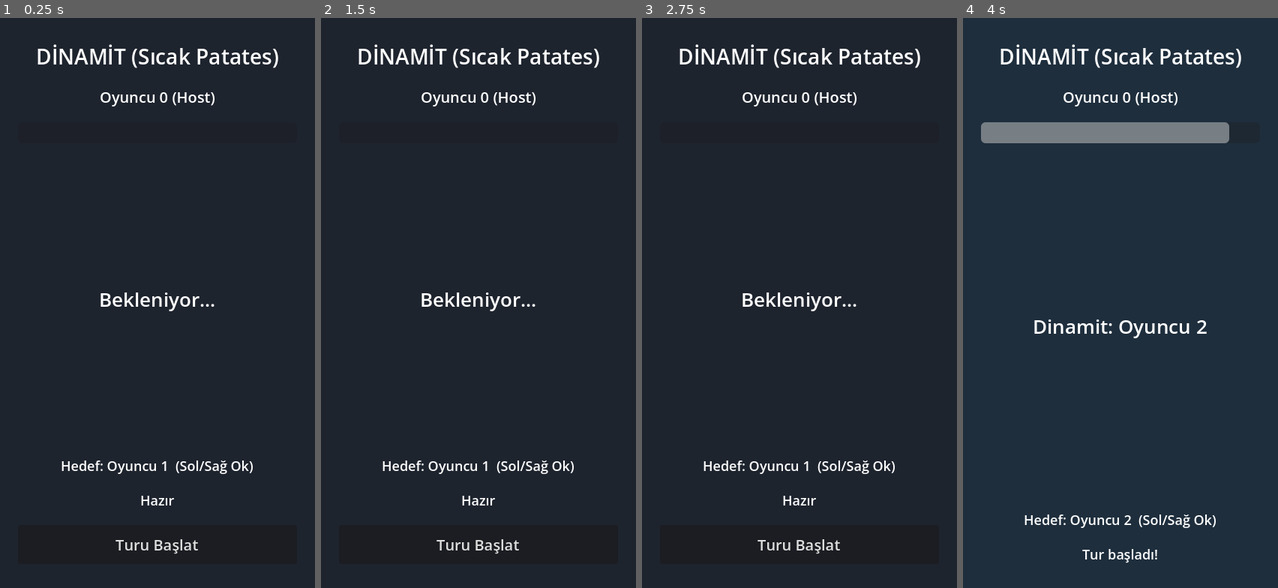
Above: before the commit, frames 1-4 (left to right).
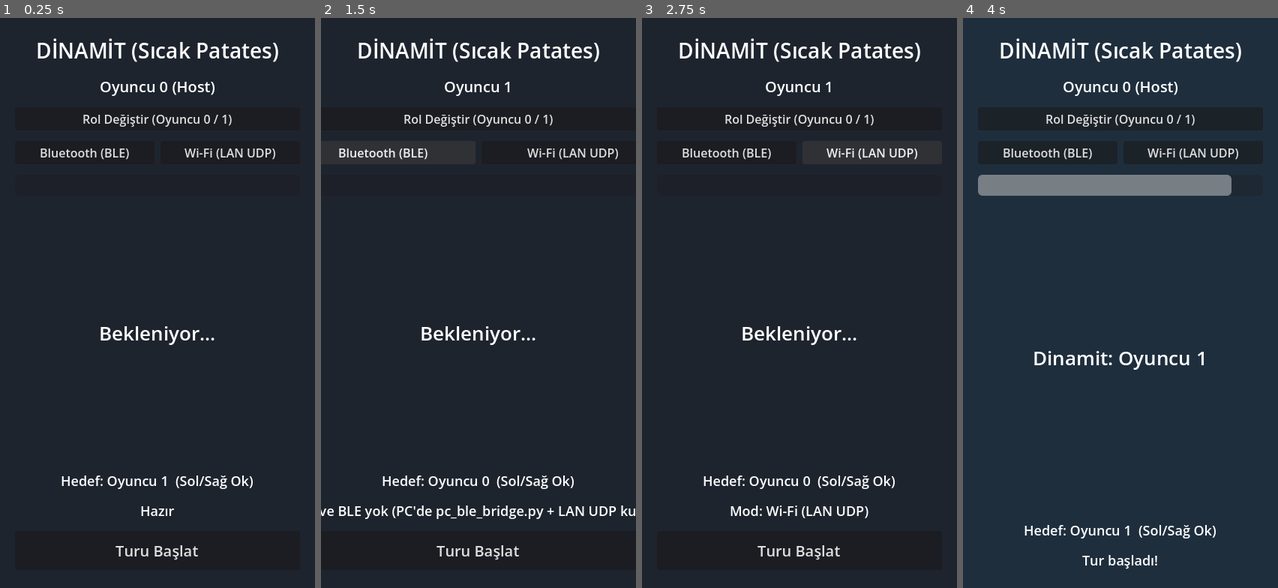
Above: after the commit, the same moments.

Repository: rifkikesepara/pocket-party
Game: Godot game, scene res://minigames/dinamit/Dinamit.tscn
The game is run twice, just before and just after one commit, with the same random seed, the same clock (stepped at 60 frames per second) and the same inputs.
Inputs (mouse positions are in pixels of both pictures, inside the frame that each line leads up to):
- Up to frame 1 (0.25 s): no input
- Up to frame 2 (1.5 s): click (478, 120) at 0.5 s, where only the run after the commit has a clickable "Rol Değiştir (Oyuncu 0 / 1)"; click (406, 154) at 1.25 s, where only the run after the commit has a clickable "Bluetooth (BLE)"
- Up to frame 3 (2.75 s): click (894, 154) at 2 s, where only the run after the commit has a clickable "Wi-Fi (LAN UDP)"
- Up to frame 4 (4 s): click "Turu Başlat" at 2.75 s; tap Enter at 3.5 s; move the mouse to (1189, 274) at 3.52 s; hold Right from 3.53 s (still down); click (1189, 274) at 3.67 s; tap Space at 3.77 s

The runs differ from the first frame. In frame 1, 4.8% of the frame differs, in the area x 11-89%, y 3-96%; in frame 2, 5.4%; in frame 3, 5.0%; in frame 4, 11%, in the area x 4-89%, y 3-97%.

Commit message:
Add iOS/Android BLE, Windows BLE bridge, transport toggle, canvas_items scaling and safe area

Diff:
--- a/autoload/PartyNetworkBridge.gd
+++ b/autoload/PartyNetworkBridge.gd
@@ -4,6 +4,7 @@
 signal connected_to_table(local_id: int, is_host: bool)
 signal packet_received(sender_id: int, target_id: int, game_id: int, heading: int, seed_val: int, payload: PackedByteArray)
 signal lan_peer_connected(peer_ip: String)
+signal transport_changed(mode_name: String)
 
 const PACKET_SIZE: int = 16
 const MOCK_BASE_PORT: int = 42420
@@ -20,6 +21,7 @@
 var is_host: bool = false
 var is_mock_mode: bool = false
 var is_lan_mode: bool = false
+var is_ble_mode: bool = false
 var connected_peers: Dictionary = {} # { player_id: { "name": String, "heading": float } }
 
 var _mock_udp: PacketPeerUDP = PacketPeerUDP.new()
@@ -45,11 +47,12 @@
 			return addr
 	return "127.0.0.1"
 
-func connect_lan_peer(peer_ip: String) -> void:
+func connect_lan_peer(peer_ip: String, peer_port: int = LAN_PORT) -> void:
 	var clean_ip: String = peer_ip.strip_edges()
 	if clean_ip.is_empty():
 		return
-	_lan_peers[clean_ip] = true
+	var key: String = "%s:%d" % [clean_ip, peer_port]
+	_lan_peers[key] = { "ip": clean_ip, "port": peer_port }
 	send_packet(PacketType.CALIBRATION, 0xFF, 0, 0, 0, PackedByteArray())
 
 func _parse_cli_args() -> void:
@@ -73,11 +76,41 @@
 		_ble_plugin = Engine.get_singleton("PocketPartyBLE")
 		_ble_plugin.connect("on_ble_packet", _on_raw_packet_arrived)
 		_ble_plugin.connect("on_peer_found", func(id: int, p_name: String, rssi: int) -> void:
+			connected_peers[id] = { "name": p_name, "rssi": rssi }
 			peer_discovered.emit(id, p_name, rssi)
 		)
+		switch_to_ble()
 	else:
 		push_warning("[PartyNetworkBridge] Native BLE eklentisi bulunamadı, LAN UDP test moduna geçiliyor.")
 		_init_lan_network()
+
+func switch_to_ble() -> bool:
+	if _ble_plugin == null:
+		if Engine.has_singleton("PocketPartyBLE"):
+			_ble_plugin = Engine.get_singleton("PocketPartyBLE")
+		else:
+			push_warning("[PartyNetworkBridge] Bu platformda native BLE eklentisi yok.")
+			return false
+	if is_lan_mode:
+		_lan_udp.close()
+		is_lan_mode = false
+	is_ble_mode = true
+	if _ble_plugin.has_method("start_ble"):
+		_ble_plugin.call("start_ble")
+	if local_player_id == 0 and OS.get_name() in ["iOS", "Android"]:
+		set_local_player_id(1)
+	transport_changed.emit("BLE")
+	print("[PartyNetworkBridge] Native BLE aktif. Oyuncu ID: %d" % local_player_id)
+	return true
+
+func switch_to_lan() -> void:
+	if is_ble_mode and _ble_plugin != null and _ble_plugin.has_method("stop_ble"):
+		_ble_plugin.call("stop_ble")
+	is_ble_mode = false
+	if not is_lan_mode:
+		_init_lan_network()
+	else:
+		transport_changed.emit("LAN_UDP")
 
 func _init_lan_network() -> void:
 	var default_id: int = 1 if OS.get_name() in ["iOS", "Android"] else 0
@@ -86,6 +119,7 @@
 	if err == OK:
 		_lan_udp.set_broadcast_enabled(true)
 		is_lan_mode = true
+		transport_changed.emit("LAN_UDP")
 		print("[PartyNetworkBridge] LAN UDP aktif. Oyuncu ID: %d, Port: %d" % [local_player_id, LAN_PORT])
 	else:
 		push_warning("[PartyNetworkBridge] LAN UDP portu bağlanamadı: %d" % LAN_PORT)
@@ -98,8 +132,10 @@
 		while _lan_udp.get_available_packet_count() > 0:
 			var raw: PackedByteArray = _lan_udp.get_packet()
 			var peer_ip: String = _lan_udp.get_packet_ip()
-			if not peer_ip.is_empty() and not _lan_peers.has(peer_ip):
-				_lan_peers[peer_ip] = true
+			var peer_port: int = _lan_udp.get_packet_port()
+			var key: String = "%s:%d" % [peer_ip, peer_port]
+			if not peer_ip.is_empty() and not _lan_peers.has(key):
+				_lan_peers[key] = { "ip": peer_ip, "port": peer_port }
 				lan_peer_connected.emit(peer_ip)
 				send_packet(PacketType.CALIBRATION, 0xFF, 0, 0, 0, PackedByteArray())
 			_on_raw_packet_arrived(raw)
@@ -136,8 +172,8 @@
 		_ble_plugin.send_ble_packet(packet)
 
 func _broadcast_lan_packet(packet: PackedByteArray) -> void:
-	for peer_ip: String in _lan_peers.keys():
-		_lan_udp.set_dest_address(peer_ip, LAN_PORT)
+	for peer_info: Dictionary in _lan_peers.values():
+		_lan_udp.set_dest_address(peer_info["ip"], peer_info["port"])
 		_lan_udp.put_packet(packet)
 	var sent_targets: Dictionary = {}
 	for addr: String in IP.get_local_addresses():
--- a/minigames/dinamit/Dinamit.gd
+++ b/minigames/dinamit/Dinamit.gd
@@ -9,7 +9,12 @@
 const MIN_FUSE_SEC: float = 8.0
 const MAX_FUSE_SEC: float = 16.0
 
+@onready var main_margin: MarginContainer = %MarginContainer
 @onready var player_label: Label = %PlayerLabel
+@onready var role_button: Button = %RoleButton
+@onready var transport_bar: HBoxContainer = %TransportBar
+@onready var ble_button: Button = %BleButton
+@onready var lan_button: Button = %LanButton
 @onready var ip_label: Label = %IpLabel
 @onready var lan_bar: HBoxContainer = %LanBar
 @onready var peer_ip_input: LineEdit = %PeerIpInput
@@ -32,12 +37,20 @@
 	super._ready()
 	PartyNetworkBridge.packet_received.connect(_on_pre_round_packet)
 	PartyNetworkBridge.lan_peer_connected.connect(_on_lan_peer_connected)
+	PartyNetworkBridge.peer_discovered.connect(_on_ble_peer_discovered)
+	PartyNetworkBridge.transport_changed.connect(_on_transport_changed)
+	role_button.pressed.connect(_on_role_button_pressed)
+	ble_button.pressed.connect(_on_ble_button_pressed)
+	lan_button.pressed.connect(_on_lan_button_pressed)
 	start_button.pressed.connect(_on_start_button_pressed)
 	connect_button.pressed.connect(_on_connect_button_pressed)
-
-	lan_bar.visible = PartyNetworkBridge.is_lan_mode
-	ip_label.visible = PartyNetworkBridge.is_lan_mode
+	get_viewport().size_changed.connect(_apply_safe_area)
+
+	role_button.visible = not PartyNetworkBridge.is_mock_mode
+	transport_bar.visible = not PartyNetworkBridge.is_mock_mode
 	ip_label.text = "IP: %s (Port 42425)" % PartyNetworkBridge.get_local_lan_ip()
+	_refresh_transport_ui()
+	_apply_safe_area()
 
 	selected_target_id = SensorGestureController.current_target_id
 	_refresh_ui()
@@ -63,6 +76,56 @@
 
 func _on_lan_peer_connected(peer_ip: String) -> void:
 	status_label.text = "Bağlandı: %s" % peer_ip
+
+func _on_ble_peer_discovered(_id: int, peer_name: String, rssi: int) -> void:
+	status_label.text = "BLE bulundu: %s (%d dBm)" % [peer_name, rssi]
+
+func _on_role_button_pressed() -> void:
+	var next_id: int = (PartyNetworkBridge.local_player_id + 1) % 2
+	PartyNetworkBridge.set_local_player_id(next_id)
+	SensorGestureController.current_target_id = (next_id + 1) % 2
+	selected_target_id = SensorGestureController.current_target_id
+	_refresh_ui()
+
+func _on_ble_button_pressed() -> void:
+	if PartyNetworkBridge.switch_to_ble():
+		status_label.text = "Mod: Bluetooth (BLE)"
+	else:
+		status_label.text = "Native BLE yok (PC'de pc_ble_bridge.py + LAN UDP kullan)"
+	_refresh_transport_ui()
+
+func _on_lan_button_pressed() -> void:
+	PartyNetworkBridge.switch_to_lan()
+	status_label.text = "Mod: Wi-Fi (LAN UDP)"
+	_refresh_transport_ui()
+
+func _on_transport_changed(_mode_name: String) -> void:
+	_refresh_transport_ui()
+
+func _refresh_transport_ui() -> void:
+	lan_bar.visible = PartyNetworkBridge.is_lan_mode
+	ip_label.visible = PartyNetworkBridge.is_lan_mode
+	ble_button.disabled = PartyNetworkBridge.is_ble_mode
+	lan_button.disabled = PartyNetworkBridge.is_lan_mode
+
+func _apply_safe_area() -> void:
+	var safe_rect: Rect2i = DisplayServer.get_display_safe_area()
+	var win_size: Vector2i = DisplayServer.window_get_size()
+	if win_size.x <= 0 or win_size.y <= 0:
+		return
+	var vp_size: Vector2 = get_viewport_rect().size
+	var scale_x: float = vp_size.x / float(win_size.x)
+	var scale_y: float = vp_size.y / float(win_size.y)
+
+	var left_px: int = safe_rect.position.x
+	var top_px: int = safe_rect.position.y
+	var right_px: int = win_size.x - (safe_rect.position.x + safe_rect.size.x)
+	var bottom_px: int = win_size.y - (safe_rect.position.y + safe_rect.size.y)
+
+	main_margin.add_theme_constant_override("margin_left", maxi(20, int(roundf(float(left_px) * scale_x)) + 16))
+	main_margin.add_theme_constant_override("margin_top", maxi(24, int(roundf(float(top_px) * scale_y)) + 16))
+	main_margin.add_theme_constant_override("margin_right", maxi(20, int(roundf(float(right_px) * scale_x)) + 16))
+	main_margin.add_theme_constant_override("margin_bottom", maxi(24, int(roundf(float(bottom_px) * scale_y)) + 16))
 
 func _on_start_button_pressed() -> void:
 	if is_round_active:
--- a/minigames/dinamit/Dinamit.tscn
+++ b/minigames/dinamit/Dinamit.tscn
@@ -22,6 +22,7 @@
 color = Color(0.12, 0.14, 0.18, 1)
 
 [node name="MarginContainer" type="MarginContainer" parent="."]
+unique_name_in_owner = true
 layout_mode = 1
 anchors_preset = 15
 anchor_right = 1.0
@@ -35,7 +36,7 @@
 
 [node name="VBoxContainer" type="VBoxContainer" parent="MarginContainer"]
 layout_mode = 2
-theme_override_constants/separation = 20
+theme_override_constants/separation = 14
 
 [node name="TitleLabel" type="Label" parent="MarginContainer/VBoxContainer"]
 layout_mode = 2
@@ -49,6 +50,31 @@
 theme_override_font_sizes/font_size = 20
 text = "Oyuncu 0"
 horizontal_alignment = 1
+
+[node name="RoleButton" type="Button" parent="MarginContainer/VBoxContainer"]
+unique_name_in_owner = true
+layout_mode = 2
+focus_mode = 0
+text = "Rol Değiştir (Oyuncu 0 / 1)"
+
+[node name="TransportBar" type="HBoxContainer" parent="MarginContainer/VBoxContainer"]
+unique_name_in_owner = true
+layout_mode = 2
+theme_override_constants/separation = 8
+
+[node name="BleButton" type="Button" parent="MarginContainer/VBoxContainer/TransportBar"]
+unique_name_in_owner = true
+layout_mode = 2
+size_flags_horizontal = 3
+focus_mode = 0
+text = "Bluetooth (BLE)"
+
+[node name="LanButton" type="Button" parent="MarginContainer/VBoxContainer/TransportBar"]
+unique_name_in_owner = true
+layout_mode = 2
+size_flags_horizontal = 3
+focus_mode = 0
+text = "Wi-Fi (LAN UDP)"
 
 [node name="IpLabel" type="Label" parent="MarginContainer/VBoxContainer"]
 unique_name_in_owner = true
--- a/project.godot
+++ b/project.godot
@@ -28,6 +28,8 @@
 
 window/size/viewport_width=420
 window/size/viewport_height=760
+window/stretch/mode="canvas_items"
+window/stretch/aspect="expand"
 window/handheld/orientation=1
 
 [rendering]
Not shown, added: icon.png.import
Not shown, added: addons/ble_android/PocketPartyBLE.kt
Not shown, added: addons/ble_ios/PocketPartyBLE.gdextension.ios
Not shown, added: addons/ble_ios/src/PocketPartyBLE.hpp
Not shown, added: addons/ble_ios/src/PocketPartyBLE.mm
Not shown, added: addons/ble_ios/src/register_types.cpp
